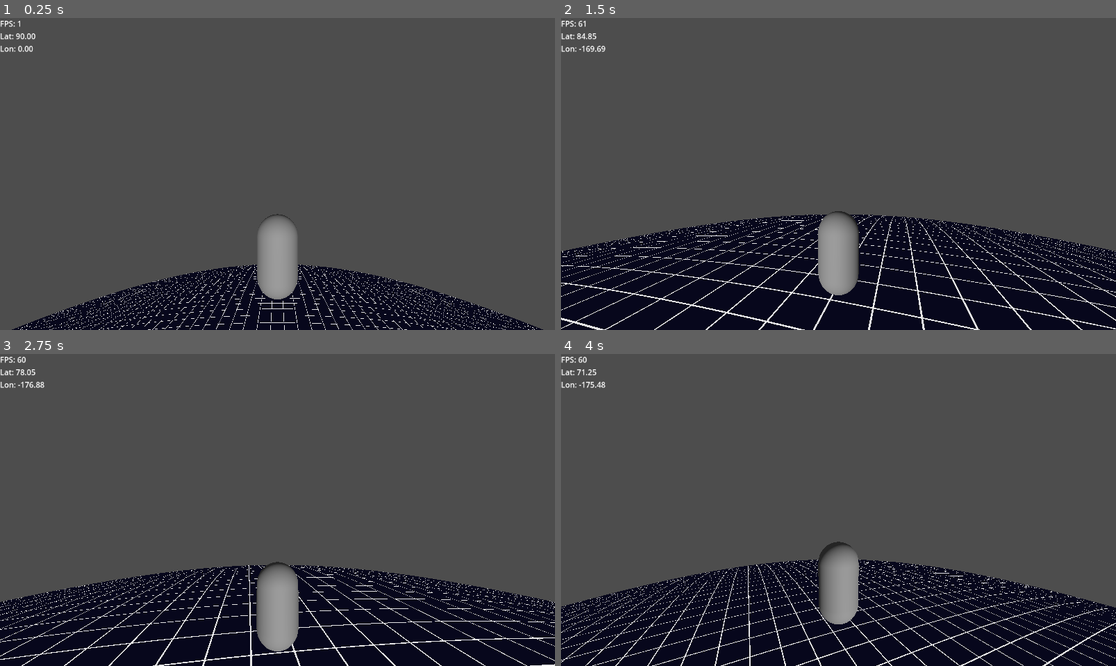
Above: before the commit, frames 1-4 (two rows, left to right).
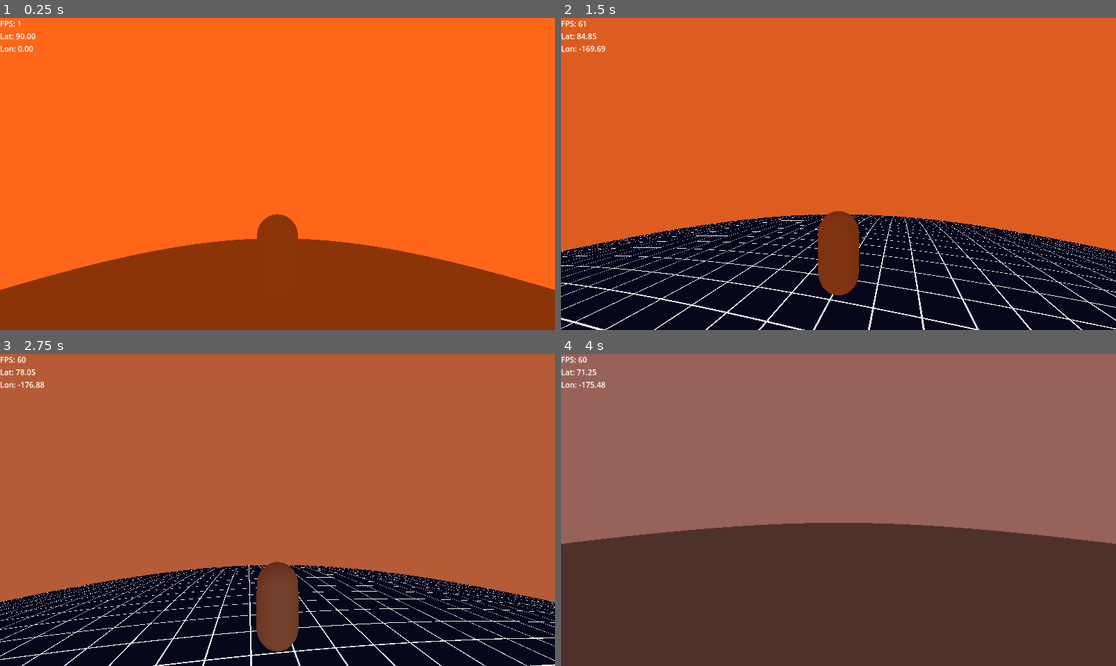
Above: after the commit, the same moments.

Repository: valfrom/LittlePlanet
Game: Godot game, scene res://world.tscn
Two runs of this game, one before a commit and one after it. Both use one fixed random seed, a clock stepped at 60 frames per second and the inputs below.
Inputs (mouse positions are in pixels of both pictures, inside the frame that each line leads up to):
- Up to frame 1 (0.25 s): no input
- Up to frame 2 (1.5 s): move the mouse to (866, 174) at 0.52 s; hold W (move_forward) from 0.53 s (still down); tap Space (jump) at 0.77 s; move the mouse to (810, 174) at 1.27 s
- Up to frame 3 (2.75 s): keep holding W (move_forward); tap Space (jump) at 1.52 s; move the mouse to (288, 503) at 2.02 s
- Up to frame 4 (4 s): keep holding W (move_forward); move the mouse to (832, 516) at 2.77 s; tap Space (jump) at 3.02, 3.77 s; move the mouse to (877, 513) at 3.52 s

The runs differ from the first frame. In frame 1, 100% of the frame differs, in the area x 0-100%, y 0-100%; in frame 2, 69%; in frame 3, 74%; in frame 4, 100%.

Commit message:
Add orbiting sun and atmosphere shader (#2)

Diff:
--- /dev/null
+++ b/Atmosphere.gdshader
@@ -0,0 +1,23 @@
+shader_type spatial;
+render_mode unshaded, cull_front, depth_draw_always, blend_add;
+
+uniform vec4 zenith_color : source_color = vec4(0.1, 0.2, 0.6, 1.0);
+uniform vec4 horizon_color : source_color = vec4(0.8, 0.4, 0.1, 1.0);
+uniform vec3 sun_direction = vec3(0.0, 1.0, 0.0);
+uniform float horizon_falloff : hint_range(0.1, 8.0) = 1.5;
+uniform float opacity : hint_range(0.0, 1.0) = 0.8;
+
+void vertex() {
+    VERTEX *= 1.05;
+}
+
+void fragment() {
+    vec3 normal = normalize(NORMAL);
+    vec3 view_dir = normalize(CAMERA_POSITION - WORLD_POSITION);
+    float horizon_amount = pow(1.0 - clamp(abs(dot(normal, view_dir)), 0.0, 1.0), horizon_falloff);
+    float sun_wrap = pow(clamp(dot(normalize(-sun_direction), normal), 0.0, 1.0), 4.0);
+    vec3 base_color = mix(zenith_color.rgb, horizon_color.rgb, horizon_amount);
+    vec3 final_color = mix(base_color, horizon_color.rgb, sun_wrap);
+    ALBEDO = final_color;
+    ALPHA = clamp((horizon_amount + sun_wrap) * opacity, 0.0, 1.0);
+}
--- /dev/null
+++ b/AtmosphereController.gd
@@ -0,0 +1,54 @@
+extends MeshInstance3D
+
+@export var player: Node3D
+@export var planet: Node3D
+@export var sun_light: DirectionalLight3D
+@export var world_environment: WorldEnvironment
+@export var day_zenith_color: Color = Color(0.2, 0.45, 0.95)
+@export var day_horizon_color: Color = Color(0.55, 0.75, 1.0)
+@export var dusk_zenith_color: Color = Color(0.4, 0.16, 0.26)
+@export var dusk_horizon_color: Color = Color(1.0, 0.4, 0.1)
+@export var night_zenith_color: Color = Color(0.02, 0.05, 0.1)
+@export var night_horizon_color: Color = Color(0.08, 0.04, 0.1)
+@export var sun_min_intensity: float = 0.05
+@export var sun_max_intensity: float = 2.0
+
+var _material: ShaderMaterial
+var _environment: Environment
+
+func _ready() -> void:
+    _material = material_override as ShaderMaterial
+    if world_environment:
+        _environment = world_environment.environment
+        if _environment and _environment.background_mode != Environment.BG_COLOR:
+            _environment.background_mode = Environment.BG_COLOR
+
+func _process(delta: float) -> void:
+    if player == null or planet == null or sun_light == null or _material == null:
+        return
+
+    var up_dir: Vector3 = (player.global_position - planet.global_position).normalized()
+    var sun_dir: Vector3 = -sun_light.global_transform.basis.z
+    var elevation: float = clamp(sun_dir.dot(up_dir), -1.0, 1.0)
+
+    var daylight: float = clamp((elevation + 0.1) / 0.9, 0.0, 1.0)
+    var sunset: float = clamp(1.0 - abs(elevation) / 0.55, 0.0, 1.0)
+
+    var zenith_color: Color = night_zenith_color.lerp(day_zenith_color, daylight)
+    zenith_color = zenith_color.lerp(dusk_zenith_color, sunset)
+
+    var horizon_color: Color = night_horizon_color.lerp(day_horizon_color, daylight)
+    horizon_color = horizon_color.lerp(dusk_horizon_color, sunset)
+
+    _material.set_shader_parameter("sun_direction", sun_dir)
+    _material.set_shader_parameter("zenith_color", zenith_color)
+    _material.set_shader_parameter("horizon_color", horizon_color)
+
+    var sun_tint: Color = horizon_color.lerp(Color.WHITE, daylight)
+    sun_light.light_color = sun_tint
+
+    var intensity_mix: float = daylight * (1.0 - sunset)
+    sun_light.light_energy = lerp(sun_min_intensity, sun_max_intensity, intensity_mix)
+
+    if _environment:
+        _environment.background_color = horizon_color
--- /dev/null
+++ b/AtmosphereMaterial.tres
@@ -0,0 +1,10 @@
+[gd_resource type="ShaderMaterial" load_steps=2 format=3]
+
+[ext_resource type="Shader" path="res://Atmosphere.gdshader" id="1_g4ehh"]
+
+[resource]
+shader = ExtResource("1_g4ehh")
+shader_parameter/zenith_color = Color(0.05, 0.12, 0.35, 1)
+shader_parameter/horizon_color = Color(0.5, 0.3, 0.1, 1)
+shader_parameter/horizon_falloff = 1.6
+shader_parameter/opacity = 0.85
--- /dev/null
+++ b/SunController.gd
@@ -0,0 +1,36 @@
+extends Node3D
+
+const TAU := PI * 2.0
+
+@export var planet: Node3D
+@export var orbit_radius: float = 400.0
+@export var orbit_speed: float = 0.15
+@export var azimuth_degrees: float = 0.0
+@export var initial_angle_degrees: float = 90.0
+
+var _angle: float
+
+func _ready() -> void:
+    _angle = deg_to_rad(initial_angle_degrees)
+    _update_transform()
+
+func _process(delta: float) -> void:
+    _angle = wrapf(_angle + orbit_speed * delta, 0.0, TAU)
+    _update_transform()
+
+func _update_transform() -> void:
+    if planet == null:
+        return
+
+    var pos := Vector3(
+        0.0,
+        sin(_angle) * orbit_radius,
+        cos(_angle) * orbit_radius
+    )
+
+    if azimuth_degrees != 0.0:
+        var azimuth_basis := Basis(Vector3.UP, deg_to_rad(azimuth_degrees))
+        pos = azimuth_basis * pos
+
+    global_position = planet.global_position + pos
+    look_at(planet.global_position, Vector3.UP)
--- a/world.tscn
+++ b/world.tscn
@@ -1,11 +1,16 @@
-[gd_scene load_steps=12 format=3 uid="uid://cjds608jy4xuv"]
+[gd_scene load_steps=17 format=3 uid="uid://cjds608jy4xuv"]
 
 [ext_resource type="Material" uid="uid://cdmhn2hjag56n" path="res://PlanetCurvature.tres" id="1_f3sb7"]
 [ext_resource type="Script" uid="uid://mhvgxe13x8ng" path="res://Player.gd" id="2_fj7yv"]
 [ext_resource type="Script" uid="uid://cgf2d738d1fss" path="res://OrbitCamera.gd" id="3_tlwt5"]
 [ext_resource type="Script" uid="uid://du64yerbgjgaa" path="res://HUD.gd" id="4_aqk2v"]
+[ext_resource type="Script" path="res://SunController.gd" id="5_146yl"]
+[ext_resource type="Material" path="res://AtmosphereMaterial.tres" id="6_fx2th"]
+[ext_resource type="Script" path="res://AtmosphereController.gd" id="7_28gmi"]
 
 [sub_resource type="Environment" id="Environment_tlwt5"]
+background_mode = 1
+background_color = Color(0.08, 0.04, 0.1, 1)
 
 [sub_resource type="CameraAttributesPhysical" id="CameraAttributesPhysical_aqk2v"]
 
@@ -17,6 +22,25 @@
 radial_segments = 2048
 rings = 2048
 
+[sub_resource type="SphereMesh" id="SphereMesh_qjrcu"]
+radius = 104.0
+height = 208.0
+radial_segments = 1024
+rings = 1024
+
+[sub_resource type="StandardMaterial3D" id="StandardMaterial3D_p82gu"]
+transparency = 1
+billboard_mode = 1
+vertex_color_use_as_albedo = true
+albedo_color = Color(1, 0.92, 0.75, 1)
+emission_enabled = true
+emission = Color(1, 0.92, 0.75, 1)
+emission_energy = 6.0
+disable_receive_shadows = true
+
+[sub_resource type="QuadMesh" id="QuadMesh_me2lw"]
+size = Vector2(120, 120)
+
 [sub_resource type="SphereShape3D" id="SphereShape3D_gv5m4"]
 radius = 100.0
 
@@ -26,7 +50,16 @@
 
 [node name="World" type="Node3D"]
 
-[node name="DirectionalLight3D" type="DirectionalLight3D" parent="."]
+[node name="Sun" type="Node3D" parent="."]
+script = ExtResource("5_146yl")
+planet = NodePath("../Planet")
+
+[node name="DirectionalLight3D" type="DirectionalLight3D" parent="Sun"]
+
+[node name="SunBillboard" type="MeshInstance3D" parent="Sun"]
+material_override = SubResource("StandardMaterial3D_p82gu")
+mesh = SubResource("QuadMesh_me2lw")
+cast_shadow = 0
 
 [node name="WorldEnvironment" type="WorldEnvironment" parent="."]
 environment = SubResource("Environment_tlwt5")
@@ -38,6 +71,16 @@
 [node name="MeshInstance3D" type="MeshInstance3D" parent="Planet"]
 material_override = ExtResource("1_f3sb7")
 mesh = SubResource("SphereMesh_tlwt5")
+
+[node name="Atmosphere" type="MeshInstance3D" parent="Planet" node_paths=PackedStringArray("player", "planet", "sun_light", "world_environment")]
+material_override = ExtResource("6_fx2th")
+mesh = SubResource("SphereMesh_qjrcu")
+cast_shadow = 0
+script = ExtResource("7_28gmi")
+player = NodePath("../../Player")
+planet = NodePath("..")
+sun_light = NodePath("../../Sun/DirectionalLight3D")
+world_environment = NodePath("../../WorldEnvironment")
 
 [node name="CollisionShape3D" type="CollisionShape3D" parent="Planet"]
 shape = SubResource("SphereShape3D_gv5m4")
